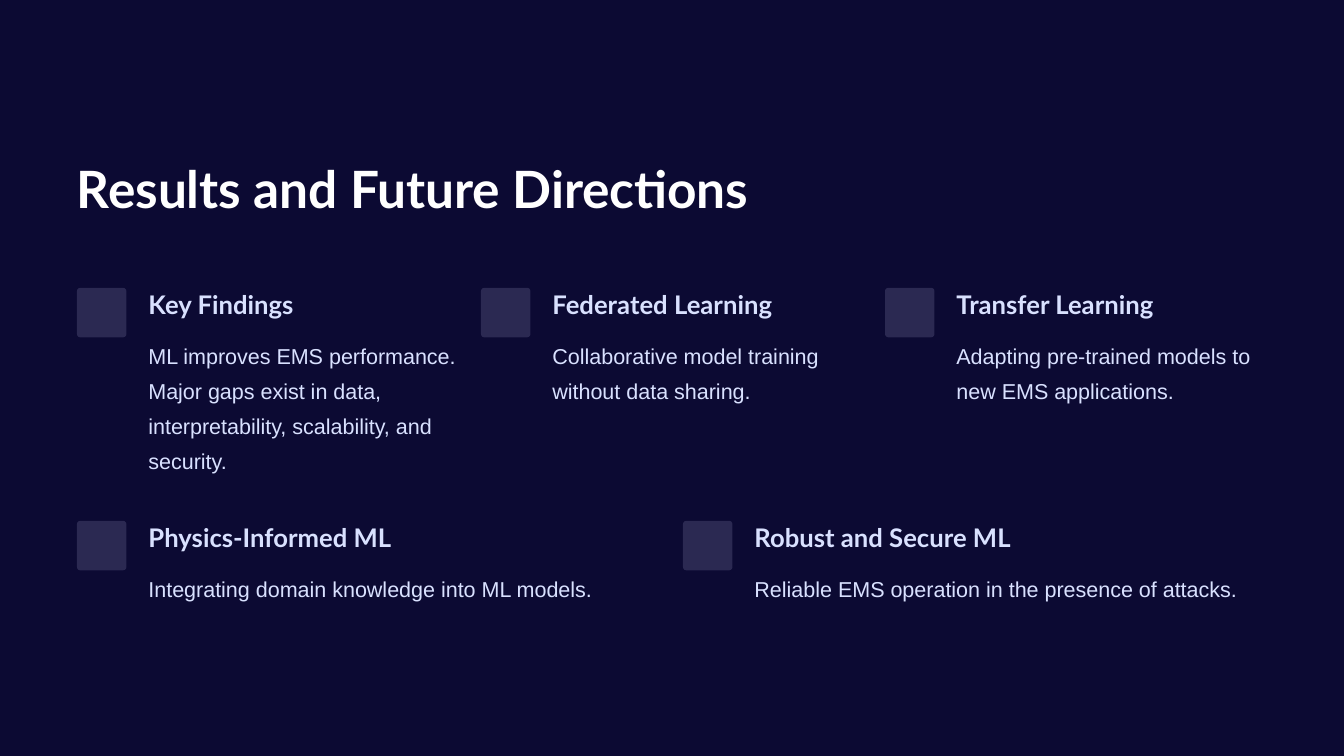
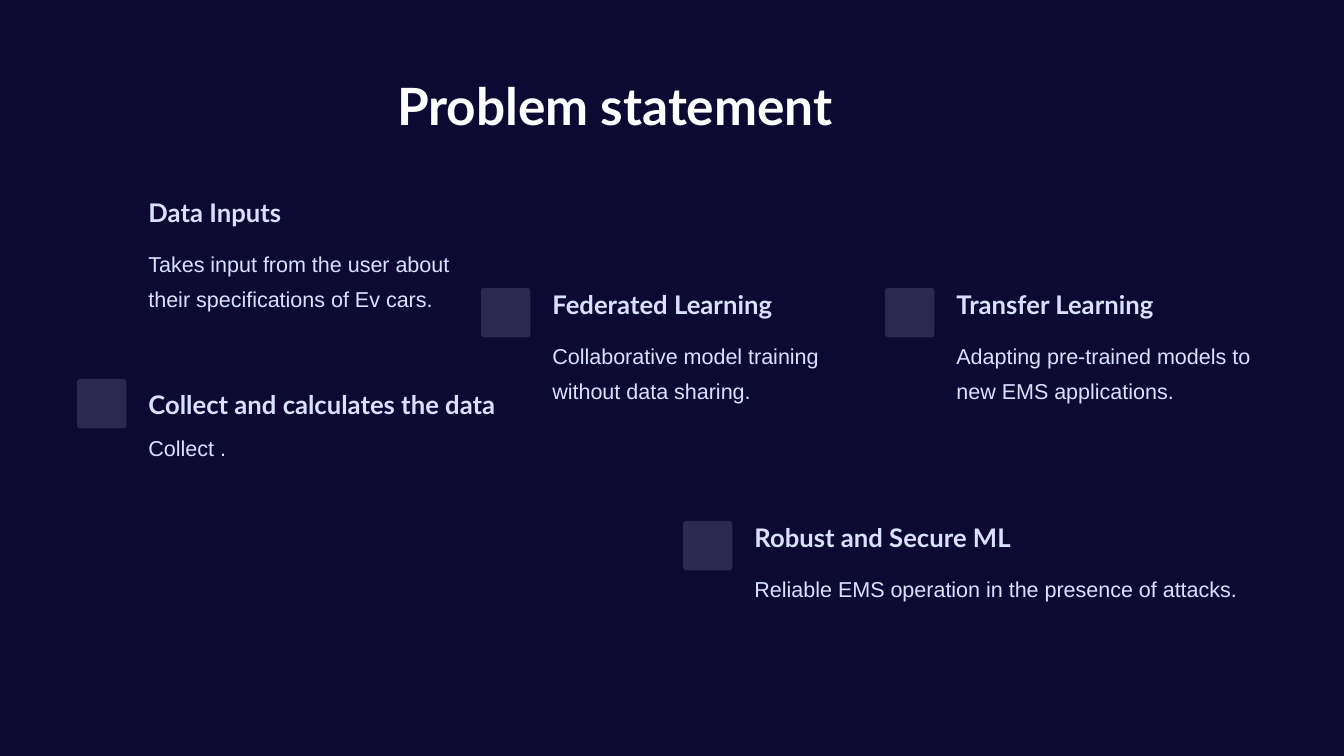
Before and after one commit to parvabarbhaya/EV_project, a slide deck: slide 4 of capstone_project_ppt.pptx (slide 24 before the commit). Drawn at 1344x756 pixels with LibreOffice and Linux fonts; fonts in the diff are those of the drawing; background and template pictures are left out. Boxes give left, top, right and bottom in pixels: in the first picture for what was removed or moved away, otherwise in the second. Text is boxed around its words. In the diff, an @@ line names an element or a change of style, - is before the commit and + after.

```diff
--- a/capstone_project_ppt.pptx
+++ b/capstone_project_ppt.pptx
@@ text added at [397, 86, 832, 126], 36.7 pt, text #FFFFFF, bold @@
+Problem statement
@@ text removed at [77, 169, 749, 209] @@
-Results and Future Directions
@@ text at [148, 203, 281, 227]: text changed @@
-Key Findings
+Data Inputs
@@ text at [148, 256, 450, 312]: text changed @@
-ML improves EMS performance. Major gaps exist in data, interpretability, scalability, and security.
+Takes input from the user about their specifications of Ev cars.
@@ rounded rectangle removed at [77, 288, 126, 338] @@
@@ rounded rectangle: place and size @@
-rounded rectangle at [77, 521, 126, 571]
+rounded rectangle at [77, 379, 126, 429]
@@ text at [148, 395, 495, 414]: text changed @@
-Physics-Informed ML
+Collect and calculates the data
@@ text at [148, 440, 214, 457]: text changed @@
-Integrating domain knowledge into ML models.
+Collect .
```
Also in this commit, not shown: 1 other slide changed, 7 slides added, 27 slides removed.
